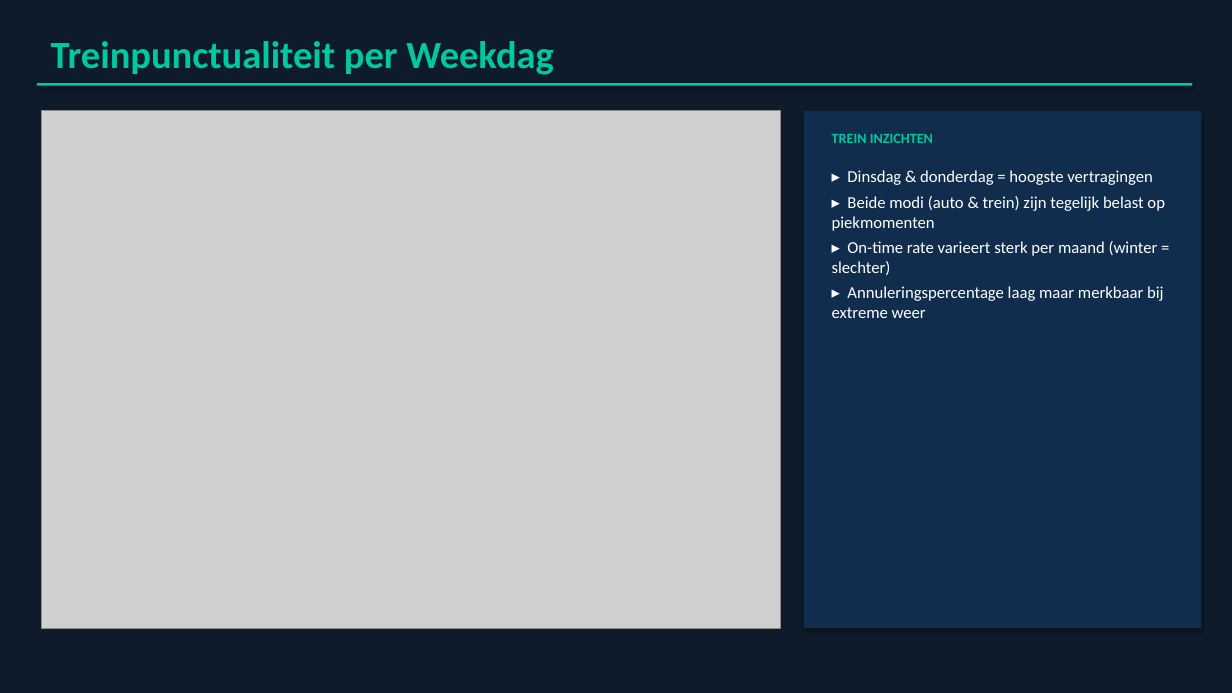
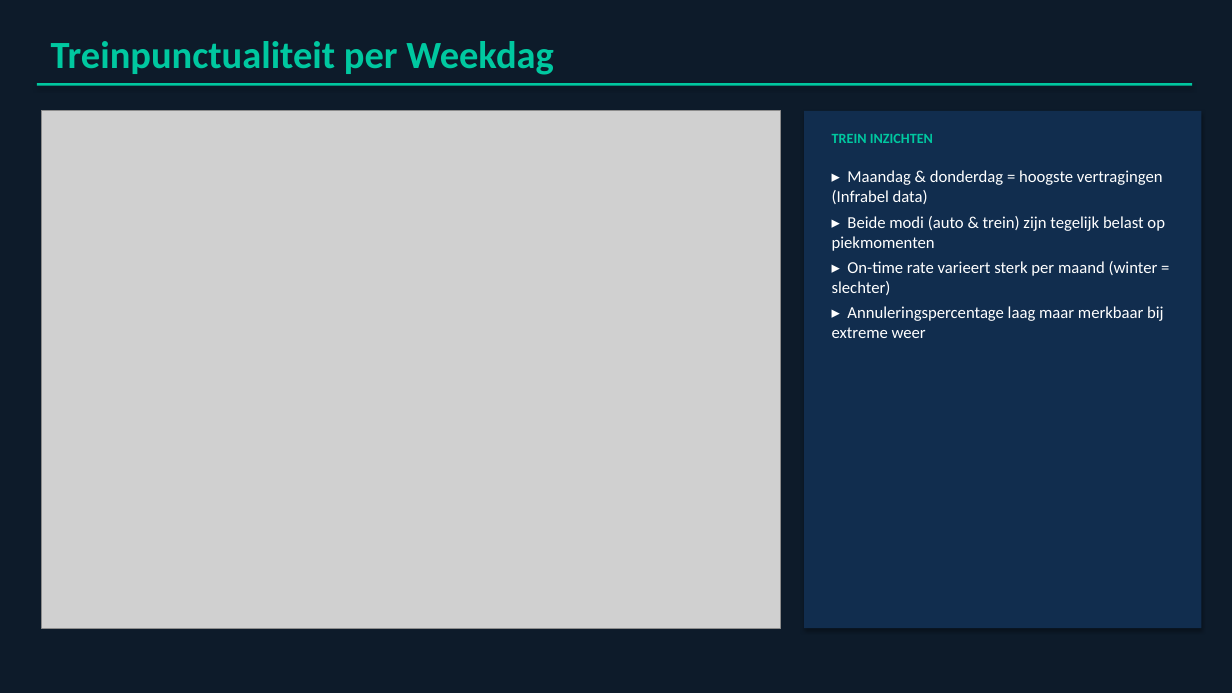
Before and after one commit to MaximeMylle/trafic_forecast_datascience, a slide deck: slide 9 of Gent_Mechelen_Presentatie.pptx. Drawn at 1232x693 pixels with LibreOffice and Linux fonts; fonts in the diff are those of the drawing; grey boxes stand for pictures. Boxes give left, top, right and bottom in pixels: in the first picture for what was removed or moved away, otherwise in the second. Text is boxed around its words. In the diff, an @@ line names an element or a change of style, - is before the commit and + after.

```diff
--- a/Gent_Mechelen_Presentatie.pptx
+++ b/Gent_Mechelen_Presentatie.pptx
@@ text at (832, 170, 1163, 204): text changed @@
-▸ Dinsdag & donderdag = hoogste vertragingen
+▸ Maandag & donderdag = hoogste vertragingen (Infrabel data)
```
Also in this commit, not shown: 2 other slides changed, 1 slide added, 2 other files.
